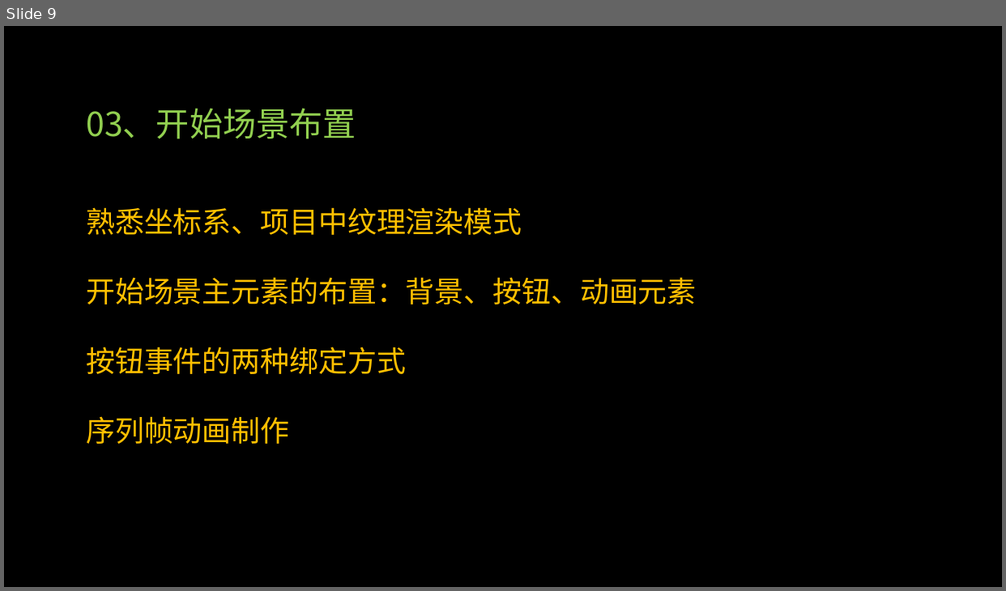
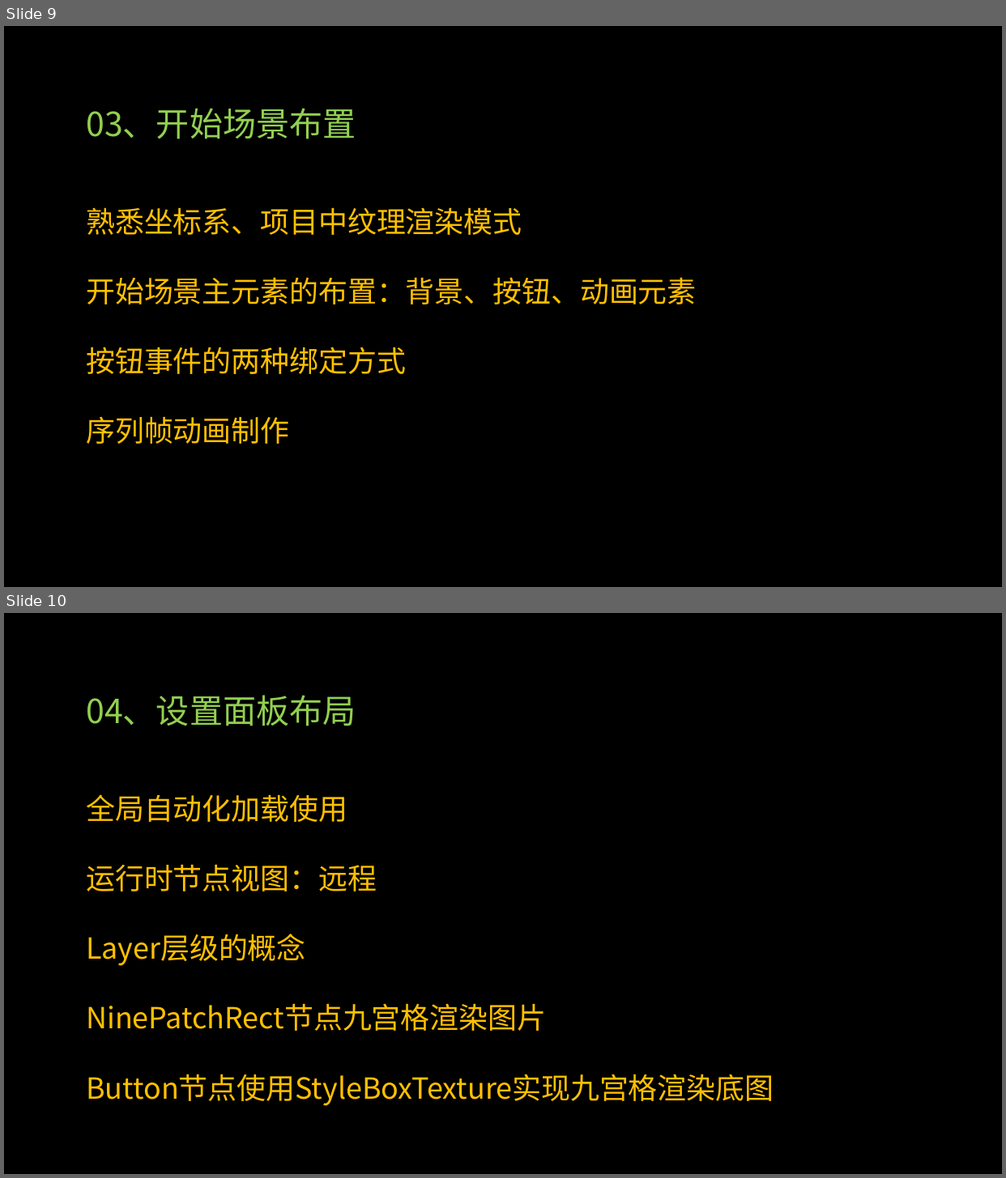
Before and after one commit to PGYangel/GodotStudy, a slide deck: Lesson1/Godot入门实践蛙里奥教程内容.pptx. Shown one above the other, each under a label of ours: slide 9 before the commit, slides 9 and 10 after it. The pictures are 1006x591 and 1006x1178 pixels, drawn with LibreOffice and Linux fonts; fonts in the diff are those of the drawing; background and template pictures are left out. Boxes give left, top, right and bottom in pixels: in the first picture for what was removed or moved away, otherwise in the second. Text is boxed around its words. In the diff, an @@ line names an element or a change of style, - is before the commit and + after.

Commit message:
04和05，设置面板

```diff
--- a/Lesson1/Godot入门实践蛙里奥教程内容.pptx
+++ b/Lesson1/Godot入门实践蛙里奥教程内容.pptx
@@ slide 10 added at bbox=[4, 613, 1002, 1174], background picture (left out) @@
@@ text added at bbox=[86, 695, 356, 726], 32 pt, text #92D050 @@
+04、设置面板布局
@@ text added at bbox=[86, 794, 774, 1106], 28 pt, text #FFC000 @@
+全局自动化加载使用
+运行时节点视图：远程
+Layer层级的概念
+NinePatchRect节点九宫格渲染图片
+Button节点使用StyleBoxTexture实现九宫格渲染底图
```
Also in this commit, not shown: 1 other slide added, 14 other files.
